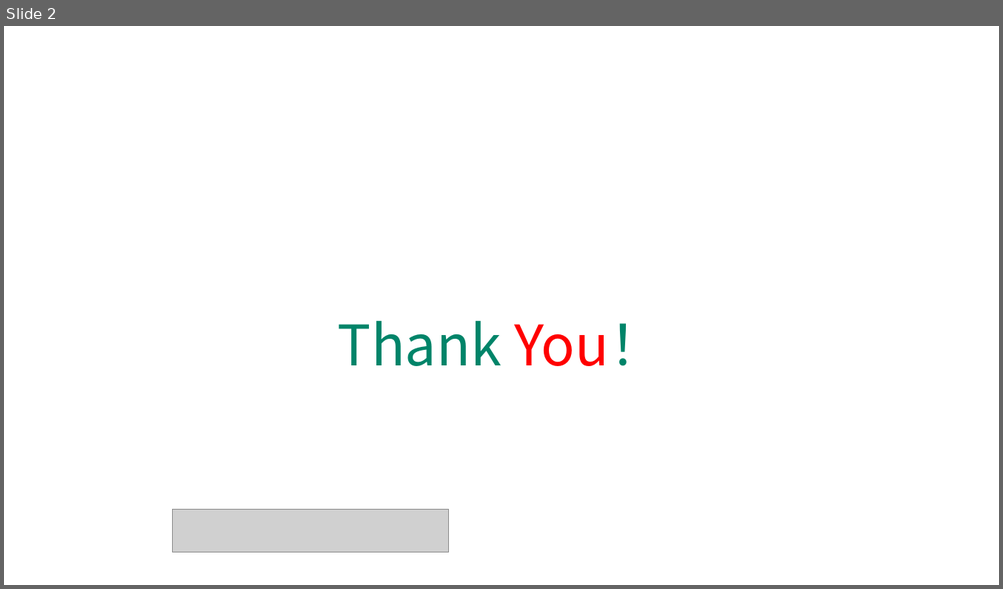
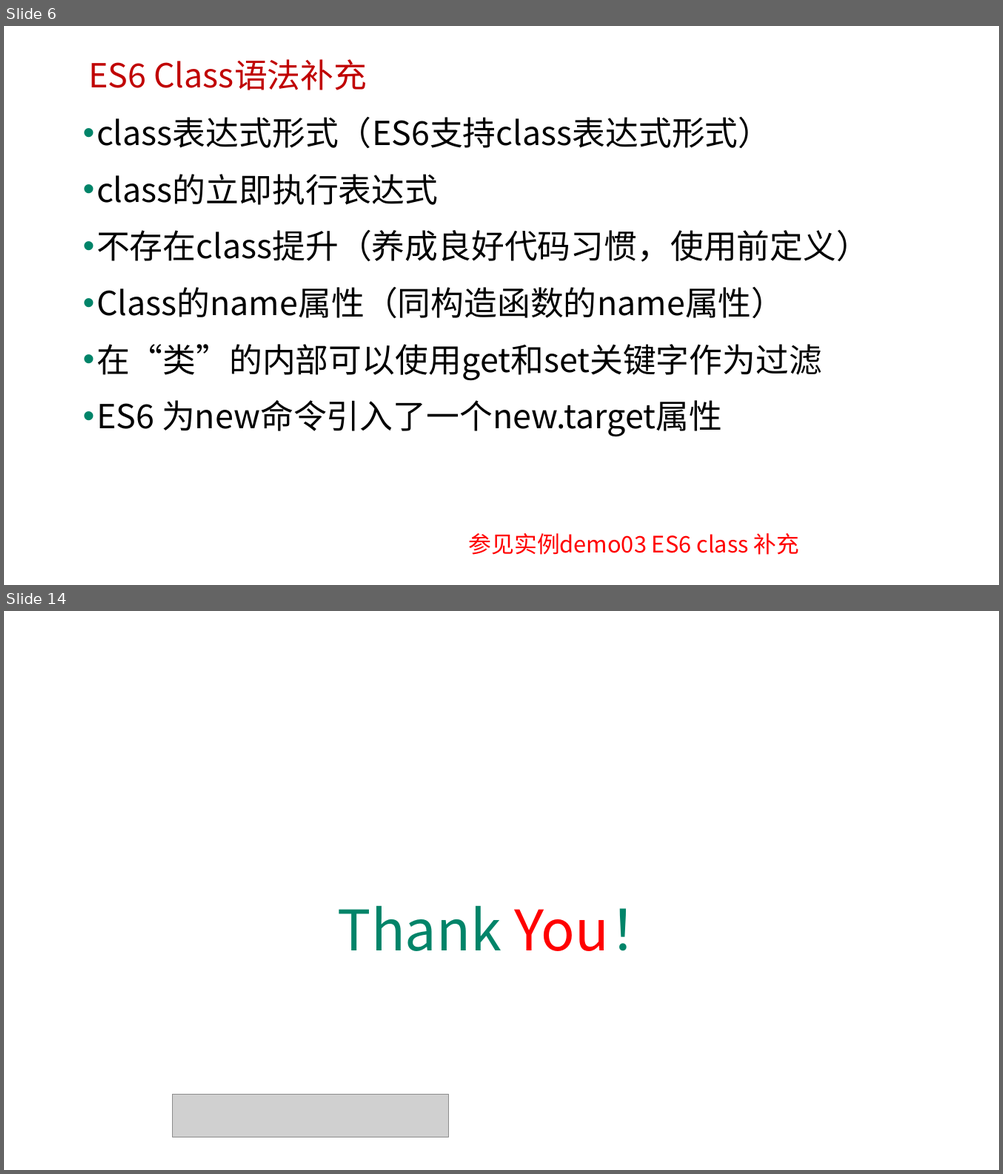
Before and after one commit to edu2act/course-javascript-advanced, a slide deck: 课程PPT/15.ECMAScript 6 三.pptx. Shown one above the other, each under a label of ours: slide 2 before the commit, slides 6 and 14 after it; the slides between them are not shown. The pictures are 1003x589 and 1003x1174 pixels, drawn with LibreOffice and Linux fonts; fonts in the diff are those of the drawing; grey boxes stand for pictures; background and template pictures are left out. Boxes give left, top, right and bottom in pixels: in the first picture for what was removed or moved away, otherwise in the second. Text is boxed around its words. In the diff, an @@ line names an element or a change of style, - is before the commit and + after.

```diff
--- a/课程PPT/15.ECMAScript 6 三.pptx
+++ b/课程PPT/15.ECMAScript 6 三.pptx
@@ slide 6 added at box(4, 26, 999, 585), background picture (left out) @@
@@ text added at box(88, 59, 367, 90), 32 pt, text #C00000 @@
+ES6 Class语法补充
@@ text added at box(96, 116, 869, 437), 32 pt, text #000000 @@
+• class表达式形式（ES6支持class表达式形式）
+• class的立即执行表达式
+• 不存在class提升（养成良好代码习惯，使用前定义）
+• Class的name属性（同构造函数的name属性）
+• 在“类”的内部可以使用get和set关键字作为过滤
+• ES6 为new命令引入了一个new.target属性
@@ text added at box(469, 534, 799, 555), 22 pt, text #FF0000 @@
+参见实例demo03 ES6 class 补充
@@ what was slide 2 is now slide 14 @@
```
Also in this commit, not shown: 1 slide changed, 11 other slides added, 1 slide removed, 16 other files.
